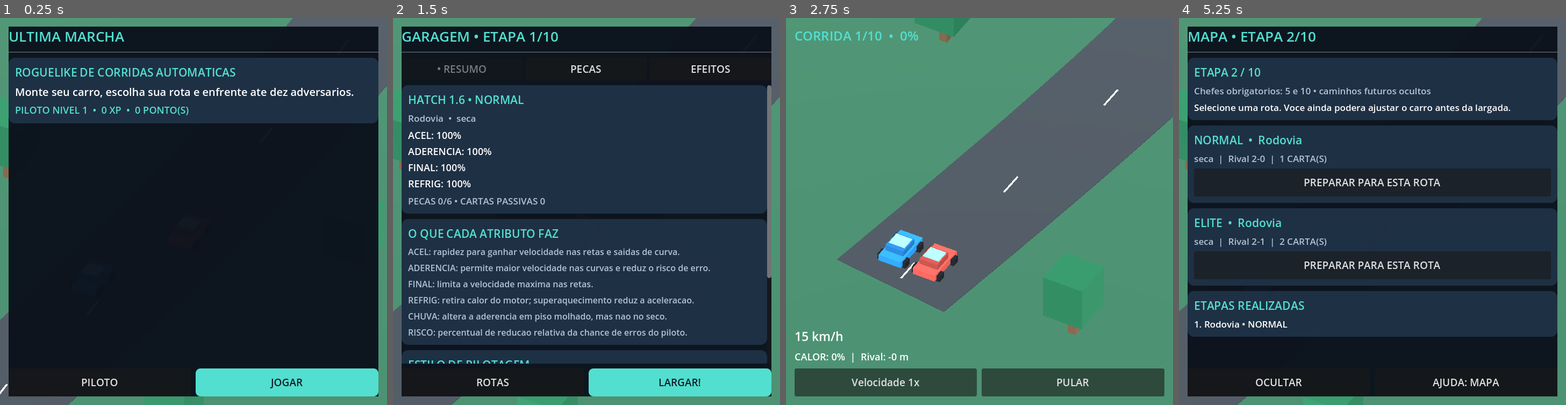
Above: before the commit, frames 1-4 (left to right).
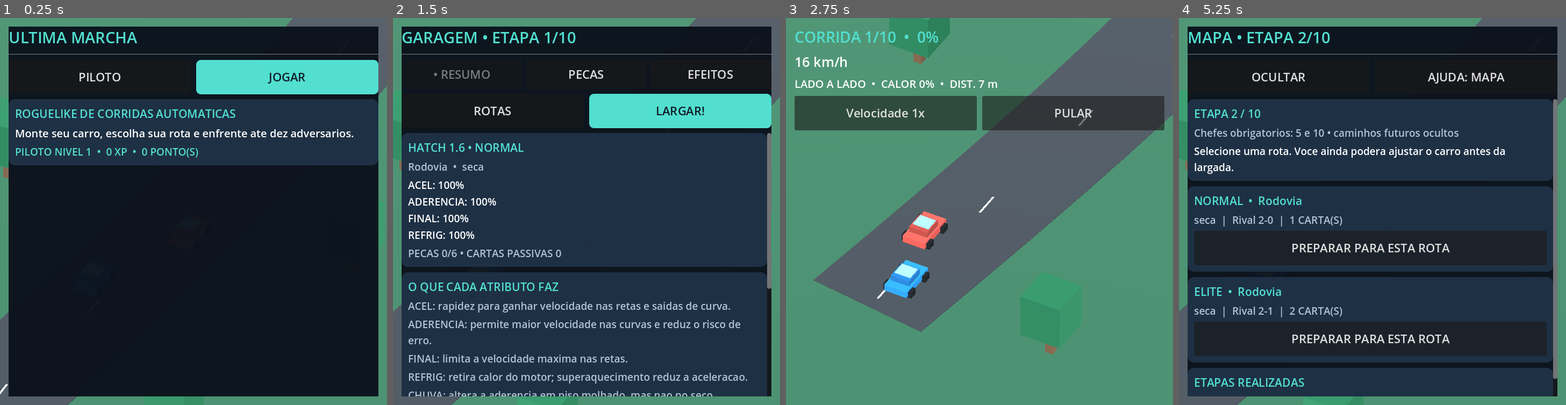
Above: after the commit, the same moments.

Repository: Azidales/Ultima-Marcha
Game: Godot game, scene res://scenes/main.tscn
The game is run twice, just before and just after one commit, with the same random seed, the same clock (stepped at 60 frames per second) and the same inputs.
Inputs:
- Up to frame 1 (0.25 s): no input
- Up to frame 2 (1.5 s): click "JOGAR" at 0.5 s; click "PREPARAR PARA ESTA ROTA" at 1.25 s
- Up to frame 3 (2.75 s): click "LARGAR!" at 2 s
- Up to frame 4 (5.25 s): click "PULAR" at 2.75 s; click "RECOMPENSAS" at 3.5 s; click "ESCOLHER ESTA CARTA" at 4.25 s; click "HISTORICO" at 5 s

The runs differ from the first frame. In frame 1, 26% of the frame differs, in the area x 2-98%, y 3-98%; in frame 2, 32%; in frame 3, 23%; in frame 4, 45%.

Commit message:
feat(v0.5): clean two-car overtakes, slipstream, collision avoidance and bigger nearby buttons

Diff:
--- a/scripts/main.gd
+++ b/scripts/main.gd
@@ -128,8 +128,8 @@
 			_finish_race()
 	var a: float = sim.progress_player if screen=="race" else 18.0
 	var b: float = sim.progress_rival if screen=="race" else 28.0
-	player.position = _at(a,-1.8)+Vector3.UP*0.2
-	rival.position = _at(b,1.8)+Vector3.UP*0.2
+	player.position = _at(a, sim.player_lateral if screen == "race" else -1.75) + Vector3.UP * 0.2
+	rival.position = _at(b, sim.rival_lateral if screen == "race" else 1.85) + Vector3.UP * 0.2
 	var view_size: Vector2 = get_viewport().get_visible_rect().size
 	var focus_distance: float = Framing.focus_distance(a, b)
 	var focus_point: Vector3 = _at(focus_distance + Framing.look_ahead(view_size))
@@ -140,7 +140,7 @@
 	if screen=="race" and progress_text!=null:
 		progress_text.text = "CORRIDA %d/10  •  %d%%" % [stage,roundi(100.0*minf(1.0,sim.progress_player/Race.LENGTH))]
 		speed_text.text = "%d km/h" % roundi(sim.speed_player*3.6)
-		heat_text.text = "CALOR: %d%%  |  Rival: %.0f m" % [roundi(sim.heat),sim.progress_rival-sim.progress_player]
+		heat_text.text = "%s  •  CALOR %d%%  •  DIST. %.0f m" % [sim.race_phase, roundi(sim.heat), sim.progress_rival - sim.progress_player]
 
 func _stats() -> Dictionary:
 	return Cards.calculate(equipped, passives)
@@ -282,10 +282,10 @@
 	screen = name
 	_draw_ui()
 
-func _label(s: String, size: int=21, color: Color=Color.WHITE) -> Label:
+func _label(s: String, size: int=23, color: Color=Color.WHITE) -> Label:
 	var l := Label.new()
 	l.text=s
-	l.add_theme_font_size_override("font_size",size)
+	l.add_theme_font_size_override("font_size",maxi(size, 19))
 	l.add_theme_color_override("font_color",color)
 	l.autowrap_mode=TextServer.AUTOWRAP_WORD_SMART
 	return l
@@ -293,9 +293,9 @@
 func _button(s: String, fn: Callable) -> Button:
 	var b := Button.new()
 	b.text = s
-	b.custom_minimum_size = Vector2(0, 52)
+	b.custom_minimum_size = Vector2(0, 64)
 	b.size_flags_horizontal = Control.SIZE_EXPAND_FILL
-	b.add_theme_font_size_override("font_size", 19)
+	b.add_theme_font_size_override("font_size", 22)
 	b.pressed.connect(fn)
 	return b
 
@@ -366,23 +366,24 @@
 	return Color("dfebf3")
 
 func _build_race_ui(shell: VBoxContainer) -> void:
-	var hud := _label(_ui_title(), 24, COLORS["accent"])
+	var hud := _label(_ui_title(), 28, COLORS["accent"])
 	progress_text = hud
 	shell.add_child(hud)
-	speed_text = _label("0 km/h", 23)
-	heat_text = _label("Calor 0%", 18)
-	var spacer := Control.new()
-	spacer.size_flags_vertical = Control.SIZE_EXPAND_FILL
-	shell.add_child(spacer)
+	speed_text = _label("0 km/h", 25)
+	heat_text = _label("Calor 0%", 20)
 	shell.add_child(speed_text)
 	shell.add_child(heat_text)
+	# Playback controls follow the race telemetry, not the far bottom edge.
 	var controls := HBoxContainer.new()
 	controls.name = "RaceActions"
-	controls.add_theme_constant_override("separation", 9)
+	controls.add_theme_constant_override("separation", 10)
 	shell.add_child(controls)
 	speed_button = _button("Velocidade %dx" % replay, _cycle_speed)
 	controls.add_child(speed_button)
 	_action(controls, "PULAR", _skip)
+	var spacer := Control.new()
+	spacer.size_flags_vertical = Control.SIZE_EXPAND_FILL
+	shell.add_child(spacer)
 
 func _draw_ui() -> void:
 	speed_button = null
@@ -414,12 +415,18 @@
 	background.set_anchors_preset(Control.PRESET_FULL_RECT)
 	base.add_child(background)
 	base.move_child(background, 0)
-	var heading := _label(_ui_title(), 26, COLORS["accent"])
+	var heading := _label(_ui_title(), 29, COLORS["accent"])
 	shell.add_child(heading)
 	var hr := HSeparator.new()
 	shell.add_child(hr)
 	if screen == "garage":
 		_build_garage_tabs(shell)
+	# On tall phones the old ActionBar sat >1000 px from the heading.
+	# Keep navigation/launch next to the header while the content scrolls.
+	var footer := HBoxContainer.new()
+	footer.name = "ActionBar"
+	footer.add_theme_constant_override("separation", 10)
+	shell.add_child(footer)
 	var scroll := ScrollContainer.new()
 	scroll.name = "ContentScroll"
 	scroll.size_flags_vertical = Control.SIZE_EXPAND_FILL
@@ -431,10 +438,6 @@
 	body.size_flags_horizontal = Control.SIZE_EXPAND_FILL
 	body.add_theme_constant_override("separation", 10)
 	scroll.add_child(body)
-	var footer := HBoxContainer.new()
-	footer.name = "ActionBar"
-	footer.add_theme_constant_override("separation", 9)
-	shell.add_child(footer)
 	match screen:
 		"menu":
 			_ui_menu(body, footer)
@@ -513,7 +516,7 @@
 	for tab in ["resumo", "pecas", "efeitos"]:
 		var value: String = str(tab)
 		var b := _button(("• " if garage_tab == value else "") + value.to_upper(), func(): _set_garage_tab(value))
-		b.custom_minimum_size.y = 42
+		b.custom_minimum_size.y = 54
 		b.disabled = garage_tab == value
 		tabs.add_child(b)
 
@@ -559,8 +562,9 @@
 	styles.add_child(choices)
 	for name in ["conservador", "equilibrado", "agressivo"]:
 		var value: String = str(name)
-		var b := _button(("✓ " if pilot_style == value else "") + value.substr(0, 4).to_upper(), func(): _set_pilot_style(value))
-		b.custom_minimum_size.y = 42
+		var b := _button(("✓ " if pilot_style == value else "") + value.to_upper(), func(): _set_pilot_style(value))
+		b.custom_minimum_size.y = 54
+		b.add_theme_font_size_override("font_size", 18)
 		choices.add_child(b)
 	var combos: Array[String] = Cards.synergies(equipped)
 	var features := _section(body, "COMBINACOES • %d" % combos.size())
@@ -621,6 +625,8 @@
 	var summary := _section(body, "VITORIA!" if won else "DERROTA", "Etapa %d • %.1f s" % [stage, sim.time])
 	summary.add_child(_label("+%d XP  •  PILOTO NIVEL %d" % [earned_xp, pilot.level()], 20, COLORS["accent"]))
 	summary.add_child(_label("Ocorrencias registradas: %d" % sim.log.size(), 17))
+	summary.add_child(_label("ULTRAPASSAGENS LIMPAS: %d  •  RIVAL: %d" % [sim.player_passes, sim.rival_passes], 19, COLORS["accent"]))
+	summary.add_child(_label("FREADAS PREVENTIVAS: %d" % sim.safety_brakes, 19, COLORS["dim"]))
 	if result_log_visible and not sim.log.is_empty():
 		var log_section := _section(body, "REGISTRO DA CORRIDA")
 		for line in sim.log:
--- a/scripts/simulation.gd
+++ b/scripts/simulation.gd
@@ -2,6 +2,11 @@
 
 const STEP := 1.0 / 60.0
 const LENGTH := 540.0
+const BASE_LANE := -1.75
+const PASS_LANE := 1.85
+const MIN_SIDE_GAP := 2.6
+const MIN_FRONT_GAP := 4.7
+const LANE_CHANGE_SPEED := 4.2
 var progress_player := 0.0
 var progress_rival := 0.0
 var speed_player := 0.0
@@ -25,6 +30,16 @@
 var perfect_shifts := 0
 var launch_checked := false
 var sprint_announced := false
+var player_lateral := BASE_LANE
+var rival_lateral := BASE_LANE
+var player_attacking := false
+var rival_attacking := false
+var player_passes := 0
+var rival_passes := 0
+var clean_passes := 0
+var safety_brakes := 0
+var draft_boosts := 0
+var race_phase := "LARGADA"
 
 func begin(s: Dictionary, level: int, seed_value: int, route: Dictionary = {}, pilot: Dictionary = {}) -> void:
 	stats = s.duplicate(true)
@@ -33,7 +48,7 @@
 	stage = level
 	rng.seed = seed_value
 	progress_player = 0.0
-	progress_rival = 0.0
+	progress_rival = 7.0
 	speed_player = 0.0
 	speed_rival = 0.0
 	heat = 0.0
@@ -49,6 +64,16 @@
 	perfect_shifts = 0
 	launch_checked = false
 	sprint_announced = false
+	player_lateral = BASE_LANE
+	rival_lateral = BASE_LANE
+	player_attacking = false
+	rival_attacking = false
+	player_passes = 0
+	rival_passes = 0
+	clean_passes = 0
+	safety_brakes = 0
+	draft_boosts = 0
+	race_phase = "LARGADA"
 	log.clear()
 
 func curve(s: float) -> float:
@@ -107,6 +132,78 @@
 	if mastery_ready:
 		margin += 0.015
 	return minf(1.0, margin)
+
+func _choose_lines(pcurve: float, rcurve: float, dt: float) -> void:
+	# Each car controls its own line. The leading car never blocks the
+	# following car tactically; the follower must find physical room to pass.
+	var gap: float = progress_rival - progress_player
+	var attack_range := 34.0 if style() == "agressivo" else 29.0 if style() == "equilibrado" else 24.0
+	var curve_limit := 0.81 if style() == "agressivo" else 0.68 if style() == "equilibrado" else 0.52
+	if player_attacking:
+		if gap < -14.0 or gap > 42.0:
+			player_attacking = false
+	elif gap > 5.0 and gap <= attack_range and pcurve < curve_limit and speed_player >= speed_rival * 0.85:
+		player_attacking = true
+		log.append("Piloto: iniciou tentativa de ultrapassagem")
+	if rival_attacking:
+		if gap > 14.0 or gap < -42.0:
+			rival_attacking = false
+	elif gap < -5.0 and gap >= -30.0 and rcurve < 0.7 and speed_rival >= speed_player * 0.85:
+		rival_attacking = true
+		log.append("Rival: iniciou tentativa de ultrapassagem")
+	var player_line: float = PASS_LANE if player_attacking else BASE_LANE
+	var rival_line: float = PASS_LANE if rival_attacking else BASE_LANE
+	# Do not steer back into an occupied side-by-side corridor.
+	if absf(progress_player - progress_rival) < 6.5:
+		if not player_attacking and absf(player_line - rival_lateral) < MIN_SIDE_GAP:
+			player_line = player_lateral
+		if not rival_attacking and absf(rival_line - player_lateral) < MIN_SIDE_GAP:
+			rival_line = rival_lateral
+	player_lateral = move_toward(player_lateral, player_line, LANE_CHANGE_SPEED * dt)
+	rival_lateral = move_toward(rival_lateral, rival_line, LANE_CHANGE_SPEED * dt)
+	if absf(gap) < 11.0:
+		race_phase = "LADO A LADO" if absf(player_lateral - rival_lateral) >= MIN_SIDE_GAP else "DISPUTA DE POSICAO"
+	elif player_attacking:
+		race_phase = "ATAQUE"
+	elif rival_attacking:
+		race_phase = "RIVAL ATACANDO"
+	else:
+		race_phase = "RITMO"
+
+func _draft_factor(behind: float, in_front: float, own_lane: float, front_lane: float) -> float:
+	if in_front - behind > 6.0 and in_front - behind < 28.0 and absf(own_lane - front_lane) < 1.65:
+		return 1.065
+	return 1.0
+
+func _keep_separated(previous_player: float, previous_rival: float) -> void:
+	if absf(player_lateral - rival_lateral) >= MIN_SIDE_GAP:
+		return
+	if absf(progress_player - progress_rival) >= MIN_FRONT_GAP:
+		return
+	# Hard longitudinal headway: cars cannot overlap or pass through one another.
+	if previous_player <= previous_rival:
+		progress_player = minf(progress_player, progress_rival - MIN_FRONT_GAP)
+		speed_player = minf(speed_player, speed_rival * 0.96)
+	else:
+		progress_rival = minf(progress_rival, progress_player - MIN_FRONT_GAP)
+		speed_rival = minf(speed_rival, speed_player * 0.96)
+	safety_brakes += 1
+
+func _record_passes(previous_player: float, previous_rival: float) -> void:
+	var was_behind: bool = previous_player < previous_rival
+	var now_ahead: bool = progress_player > progress_rival
+	var was_ahead: bool = previous_player > previous_rival
+	var now_behind: bool = progress_player < progress_rival
+	if (was_behind and now_ahead) or (was_ahead and now_behind):
+		# Never mark an overlap as a clean pass.
+		if absf(player_lateral - rival_lateral) >= MIN_SIDE_GAP:
+			clean_passes += 1
+			if now_ahead:
+				player_passes += 1
+				log.append("ULTRAPASSAGEM LIMPA: piloto assumiu a frente")
+			else:
+				rival_passes += 1
+				log.append("ULTRAPASSAGEM LIMPA: rival assumiu a frente")
 
 func tick(dt: float) -> void:
 	if finished:
@@ -128,13 +225,23 @@
 	var wet_factor: float = clampf(0.82 + float(stats.get("wet_grip", 0.0)), 0.5, 1.15) if str(event.get("weather", "")) == "molhada" else 1.0
 	var player_limit: float = lerpf(39.0 * p_top, 18.0 * sqrt(p_grip * wet_factor), pcurve)
 	var rival_limit: float = lerpf(38.0 * rival_factor, 18.0 * sqrt(rival_factor * wet_factor), rcurve)
+	_choose_lines(pcurve, rcurve, dt)
+	var last_player: float = progress_player
+	var last_rival: float = progress_rival
+	var player_draft: float = _draft_factor(progress_player, progress_rival, player_lateral, rival_lateral)
+	var rival_draft: float = _draft_factor(progress_rival, progress_player, rival_lateral, player_lateral)
+	if player_draft > 1.0 and draft_boosts == 0:
+		draft_boosts = 1
+		log.append("Vacuo aproveitado na aproximacao")
 	var thermal_factor := 0.72 if heat >= 90.0 else 1.0
 	var momentum_bonus := 1.0
 	# Better pilot technique minimizes avoidable acceleration loss; never raises the speed cap.
-	speed_player = clampf(speed_player + (6.2 * p_acc * thermal_factor * momentum_bonus - 0.003 * speed_player * speed_player) * dt, 0.0, player_limit * driving_margin())
-	speed_rival = clampf(speed_rival + (5.9 * rival_factor - 0.003 * speed_rival * speed_rival) * dt, 0.0, rival_limit * 0.985)
+	speed_player = clampf(speed_player + (6.2 * p_acc * thermal_factor * momentum_bonus * player_draft - 0.003 * speed_player * speed_player) * dt, 0.0, player_limit * driving_margin())
+	speed_rival = clampf(speed_rival + (5.9 * rival_factor * rival_draft - 0.003 * speed_rival * speed_rival) * dt, 0.0, rival_limit * 0.985)
 	progress_player += speed_player * dt
 	progress_rival += speed_rival * dt
+	_keep_separated(last_player, last_rival)
+	_record_passes(last_player, last_rival)
 	heat = clampf(heat + (speed_player / maxf(player_limit, 1.0)) * 12.0 * dt - cool * 7.5 * dt, 0.0, 100.0)
 	if not launch_checked and time >= 0.75:
 		launch_checked = true
--- /dev/null
+++ b/tests/duel_test.gd
@@ -0,0 +1,59 @@
+extends SceneTree
+
+const Race = preload("res://scripts/simulation.gd")
+
+func _fail(message: String) -> void:
+	printerr("RACE DUEL FAIL: ", message)
+	quit(1)
+
+func _initialize() -> void:
+	var overtakes := 0
+	var interventions := 0
+	for seed_value in range(1, 22):
+		for enhanced in [false, true]:
+			var sim = Race.new()
+			var car: Dictionary = {"accel":1.55,"top":1.35,"grip":1.2,"cool":1.1} if enhanced else {"accel":1.0,"top":1.0,"grip":1.0,"cool":1.0}
+			var driving: Dictionary = {"style":"agressivo"} if enhanced else {"style":"equilibrado"}
+			sim.begin(car, 1 if enhanced else 5, seed_value, {"track":"Rodovia","weather":"seca"}, driving)
+			var steps := 0
+			while not sim.finished and steps < 10800:
+				sim.tick(Race.STEP)
+				steps += 1
+				if sim.progress_player < -0.0001 or sim.progress_rival < -0.0001:
+					_fail("negative progress")
+					return
+				if absf(sim.progress_player - sim.progress_rival) < Race.MIN_FRONT_GAP - 0.01 and absf(sim.player_lateral - sim.rival_lateral) < Race.MIN_SIDE_GAP - 0.01:
+					_fail("collision or ghost overlap at seed %d tick %d" % [seed_value,steps])
+					return
+				if absf(sim.player_lateral) > 4.0 or absf(sim.rival_lateral) > 4.0:
+					_fail("car left roadway")
+					return
+			if not sim.finished or sim.winner.is_empty():
+				_fail("race did not complete")
+				return
+			if sim.player_passes + sim.rival_passes != sim.clean_passes:
+				_fail("invalid overtake accounting")
+				return
+			overtakes += sim.clean_passes
+			interventions += sim.safety_brakes
+	if overtakes == 0:
+		_fail("cars never exchanged places despite stronger player configurations")
+		return
+	# Deliberately force a tight follow situation and verify the no-contact guard.
+	var blocked = Race.new()
+	blocked.begin({"accel":1.8,"top":1.5,"grip":1.0,"cool":1.0}, 1, 123)
+	blocked.progress_player = 99.0
+	blocked.progress_rival = 103.0
+	blocked.player_lateral = Race.BASE_LANE
+	blocked.rival_lateral = Race.BASE_LANE
+	blocked.speed_player = 33.0
+	blocked.speed_rival = 9.0
+	blocked.tick(Race.STEP)
+	if absf(blocked.progress_player - blocked.progress_rival) < Race.MIN_FRONT_GAP - 0.01 and absf(blocked.player_lateral - blocked.rival_lateral) < Race.MIN_SIDE_GAP - 0.01:
+		_fail("no-contact brake failed")
+		return
+	if blocked.safety_brakes == 0:
+		_fail("no intervention on collision course")
+		return
+	print("PASS: seeded 1v1 races, ",overtakes," overtakes, ",interventions," safe braking ticks, zero overlaps")
+	quit(0)
--- /dev/null
+++ b/tests/touch_layout_test.gd
@@ -0,0 +1,65 @@
+extends SceneTree
+
+func _fail(message: String) -> void:
+	printerr("TOUCH UI FAIL: ",message)
+	quit(1)
+
+func _check(game, label: String) -> bool:
+	var shell: Node = game.layer.get_node_or_null("SafeArea/UILayout")
+	if shell == null:
+		_fail("no shell " + label)
+		return false
+	var bar: HBoxContainer = shell.get_node_or_null("ActionBar") as HBoxContainer
+	var scroll: ScrollContainer = shell.get_node_or_null("ContentScroll") as ScrollContainer
+	if bar == null or scroll == null:
+		_fail("missing action controls " + label)
+		return false
+	if bar.get_index() >= scroll.get_index():
+		_fail("action bar too far below content " + label)
+		return false
+	for item in bar.get_children():
+		if item is Button:
+			if item.custom_minimum_size.y < 60.0 or item.get_theme_font_size("font_size") < 21:
+				_fail("button too small in " + label)
+				return false
+	return true
+
+func _initialize() -> void:
+	call_deferred("_run")
+
+func _run() -> void:
+	var game = load("res://scenes/main.tscn").instantiate()
+	root.add_child(game)
+	game.pilot.save_path = "user://touch_test_ci.json"
+	for shape in [Vector2i(540, 960), Vector2i(960, 540)]:
+		root.size = shape
+		game._set_screen("menu")
+		if not _check(game, "menu"):
+			return
+		game._open_career()
+		if not _check(game, "career"):
+			return
+		game._set_screen("menu")
+		game._new_run()
+		if not _check(game, "map"):
+			return
+		game._pick_route(str(game.campaign.available()[0]["id"]))
+		if not _check(game, "garage"):
+			return
+		for name in ["conservador", "equilibrado", "agressivo"]:
+			game._set_pilot_style(name)
+			if game.pilot_style != name or not _check(game, "style"):
+				return
+		game._race_start()
+		var shell: Node = game.layer.get_node_or_null("SafeArea/UILayout")
+		var buttons: Node = shell.get_node_or_null("RaceActions")
+		if buttons == null or buttons.get_index() > 3:
+			_fail("race buttons not close to telemetry")
+			return
+		if game.speed_button == null or game.speed_button.custom_minimum_size.y < 60.0:
+			_fail("race tap target too small")
+			return
+		game._exit_to_menu()
+	DirAccess.remove_absolute(ProjectSettings.globalize_path(game.pilot.save_path))
+	print("PASS: top-positioned large action buttons on portrait and landscape screens")
+	quit(0)
Not shown, changed: export_presets.cfg
Not shown, changed: .github/workflows/android.yml
